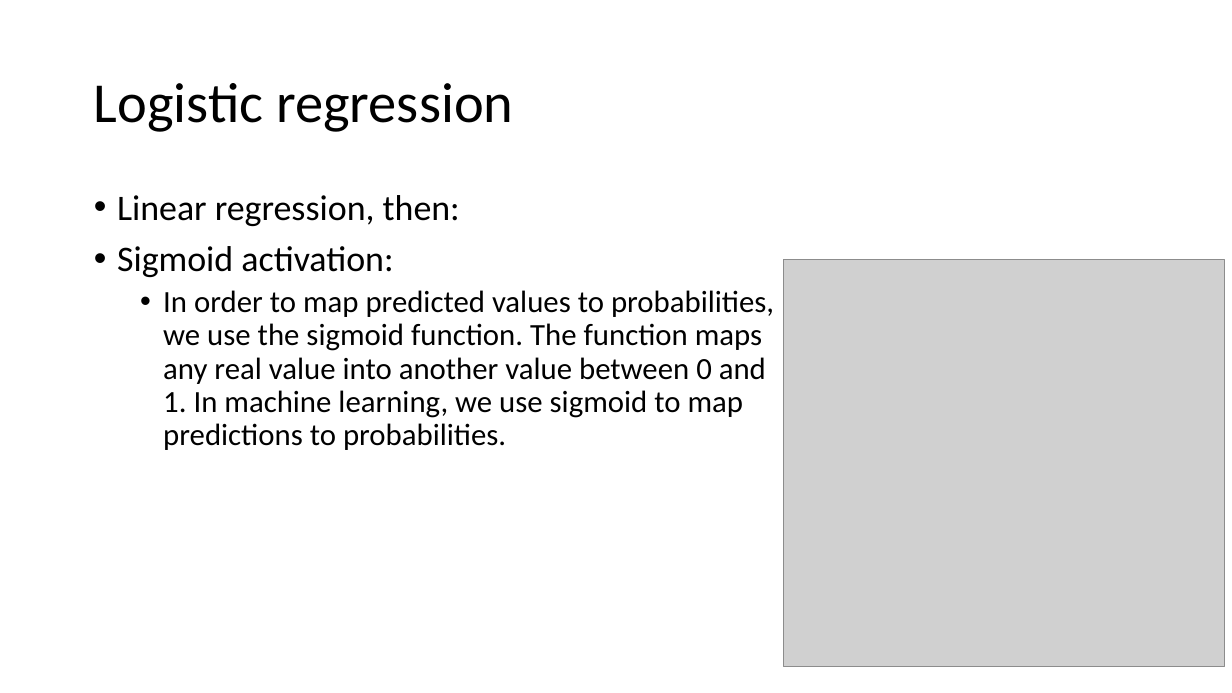
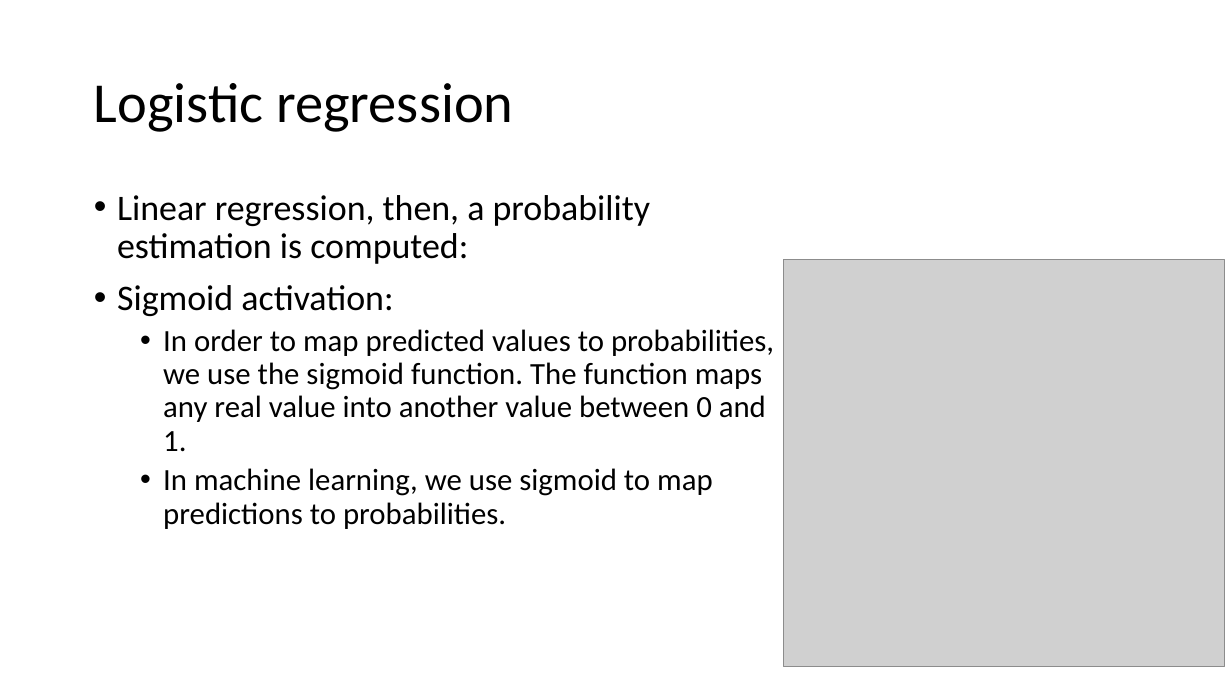
Before and after one commit to FranzGH/IoT_ML, a slide deck: slide 9 of ML intro.pptx (slide 8 before the commit). Drawn at 1232x693 pixels with LibreOffice and Linux fonts; fonts in the diff are those of the drawing; grey boxes stand for pictures. Boxes give left, top, right and bottom in pixels: in the first picture for what was removed or moved away, otherwise in the second. Text is boxed around its words. In the diff, an @@ line names an element or a change of style, - is before the commit and + after.

```diff
--- a/ML intro.pptx
+++ b/ML intro.pptx
@@ text at (117,195,650,264): text changed @@
-• Linear regression, then:
+• Linear regression, then, a probability estimation is computed:
@@ text at (163,329,774,529): text changed @@
-  • In order to map predicted values to probabilities, we use the sigmoid function. The function maps any real value into another value between 0 and 1. In machine learning, we use sigmoid to map predictions to probabilities.
+  • In order to map predicted values to probabilities, we use the sigmoid function. The function maps any real value into another value between 0 and 1.
+  • In machine learning, we use sigmoid to map predictions to probabilities.
```
Also in this commit, not shown: 3 slides added, 12 other files.
